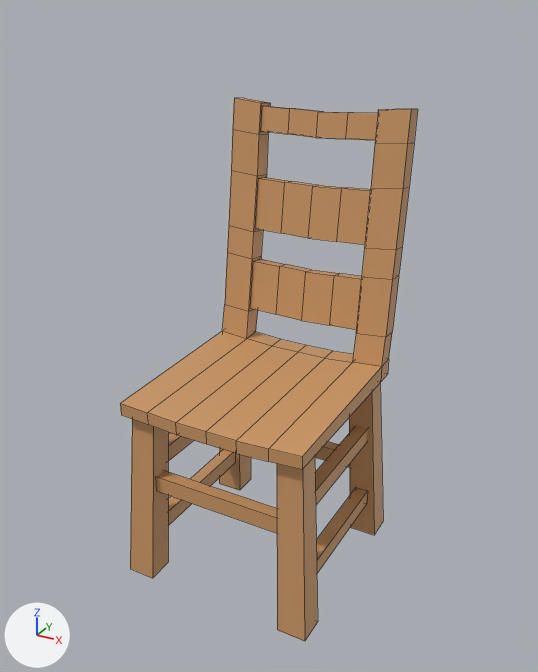
The Blender file mods/pcity_nodes/models/chair.blend, before and after one commit.
Camera for both pictures: a camera (50 mm lens) standing at (1.56, -2.92, 2.08) and looking at (0.01, -0.11, 0.68). Arrows for +X, +Y and +Z are at lower left; the lights stay in place. Mesh edges are drawn as thin lines.

Objects in the first picture: 'Bars', 'Legs', 'Seat'.
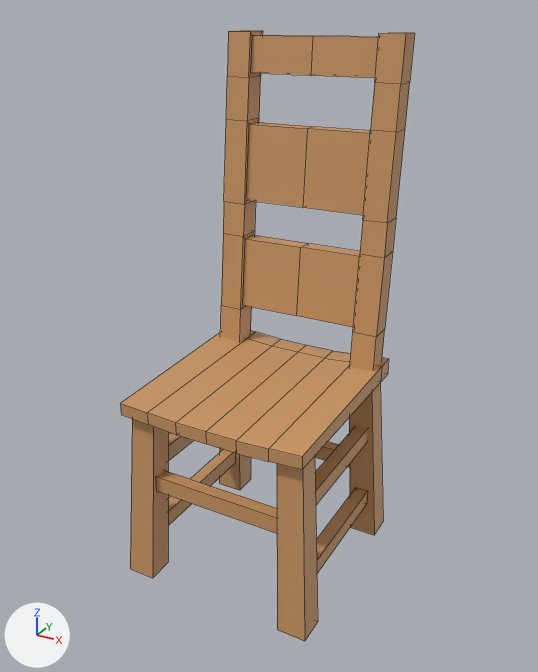
Where the newer file only moved an object's origin or applied its transform, the numbers keep the older frame.

Boxes (x1, y1, x2, y2) around the edits, measured in the pictures (538 x 672 px):
'Legs', reshaped, modifiers changed, rescaled: before (130, 383, 383, 642); after (130, 30, 415, 642)
'Seat', reshaped (10% narrower, 62% shorter): before (120, 98, 418, 470); after (120, 331, 389, 470)
part 1 of me_cube_004, added (brown): after (219, 30, 415, 535)
part 2 of me_cube_005, cut back: before (222, 98, 418, 367); after (246, 331, 388, 367)

Patch to the scene script:
```diff
--- a/mods/pcity_nodes/models/chair.blend.py
+++ b/mods/pcity_nodes/models/chair.blend.py
@@ me_cube_004 @@
 # used by ob_legs; location = (0.0, 0.0, 0.0); scale = (1.06, 1.06, 1.0)
-me_cube_004.from_pydata(...)  # 32 vertices, 20 faces; spans x -0.46..0.46, y -0.618..0.302, z -0.5..0.4
+me_cube_004.from_pydata(...)  # 64 vertices, 59 faces; spans x 0.0..0.49, y -0.652..0.417, z -0.5..1.986
+# me_cube_004 part 1: a new loose piece of 56 vertices spanning x 0.0..0.49, y 0.152..0.417, z -0.5..1.986, in mat_wood (picture img_pcity_common_palette_png)
 me_cube_004.materials.append(mat_wood)
@@ me_cube_005 @@
 # used by ob_seat; location = (0.0, 0.0, 0.0); scale = (0.915, 1.0, 1.0)
-me_cube_005.from_pydata(...)  # 150 vertices, 154 faces; spans x -0.5..0.5, y -0.651..0.475, z 0.372..1.678
+me_cube_005.from_pydata(...)  # 42 vertices, 40 faces; spans x -0.5..0.5, y -0.651..0.314, z 0.372..0.486
+# me_cube_005 part 2
+# 108 vertices are removed from x -0.5..0.5, y 0.242..0.475, z 0.606..1.678
+# 116 faces are deleted
+# 2 new faces join them
 me_cube_005.materials.append(mat_wood)
@@ ob_legs @@
 ob_legs.location = (0.0, 0.0, 0.0)
-ob_legs.scale = (1.06, 1.06, 1.0)
+_m = ob_legs.modifiers.new('Mirror', 'MIRROR')
+_m.use_clip = True
```
